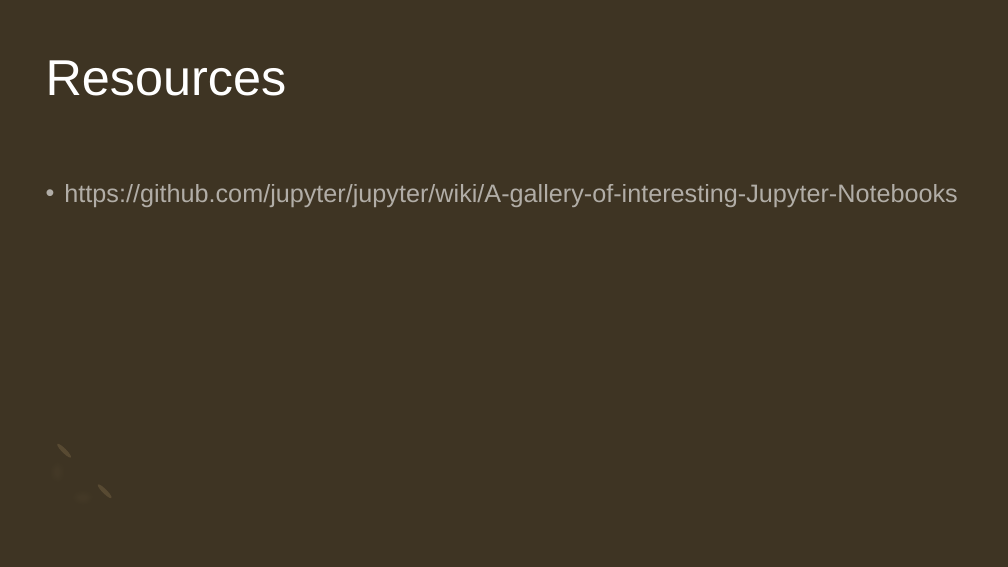
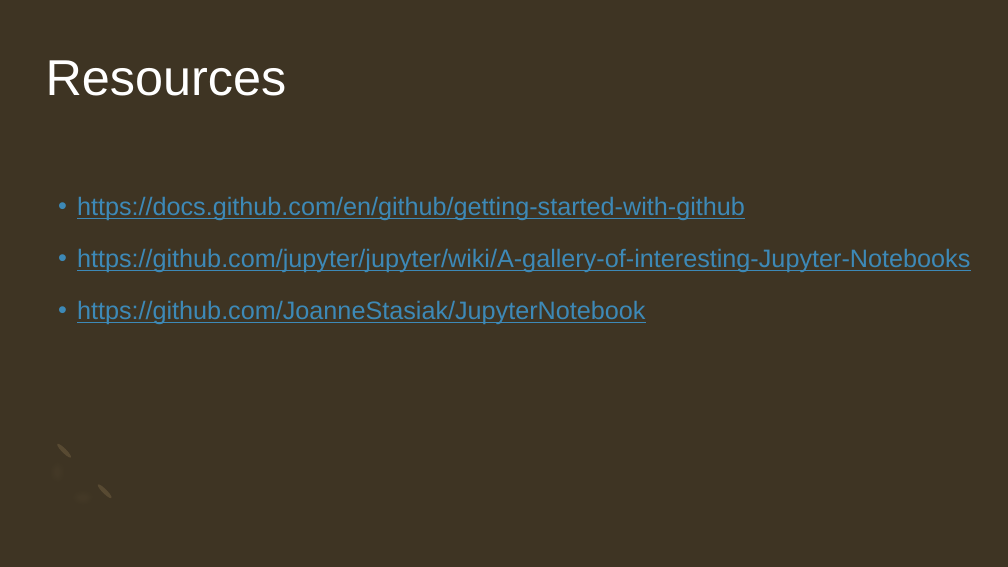
Before and after one commit to JoanneStasiak/JupyterNotebook, a slide deck: slide 9 of Github and jupyter.pptx (slide 7 before the commit). Drawn at 1008x567 pixels with LibreOffice and Linux fonts; fonts in the diff are those of the drawing. Boxes give left, top, right and bottom in pixels: in the first picture for what was removed or moved away, otherwise in the second. Text is boxed around its words. In the diff, an @@ line names an element or a change of style, - is before the commit and + after.

```diff
--- a/Github and jupyter.pptx
+++ b/Github and jupyter.pptx
@@ text "https://docs.github.com/en/github/getting-started-with-githu ...": place and size @@
-text "https://docs.github.com/en/github/getting-started-with-githu ..." at box(64, 184, 957, 207)
+text "https://docs.github.com/en/github/getting-started-with-githu ..." at box(77, 197, 970, 324)
@@ text at box(77, 197, 745, 220): paragraph added @@
+• https://docs.github.com/en/github/getting-started-with-github
@@ text at box(77, 249, 970, 272): text colour #FFFFFF at 60% opacity to #3D89B7, underline on in "https://github.com/jupyter/jupyter/wiki/A-gallery-of-interes ..." @@
@@ text at box(77, 301, 646, 324): paragraph added @@
+• https://github.com/JoanneStasiak/JupyterNotebook
```
Also in this commit, not shown: 5 other slides changed, 3 slides added, 1 slide removed.
